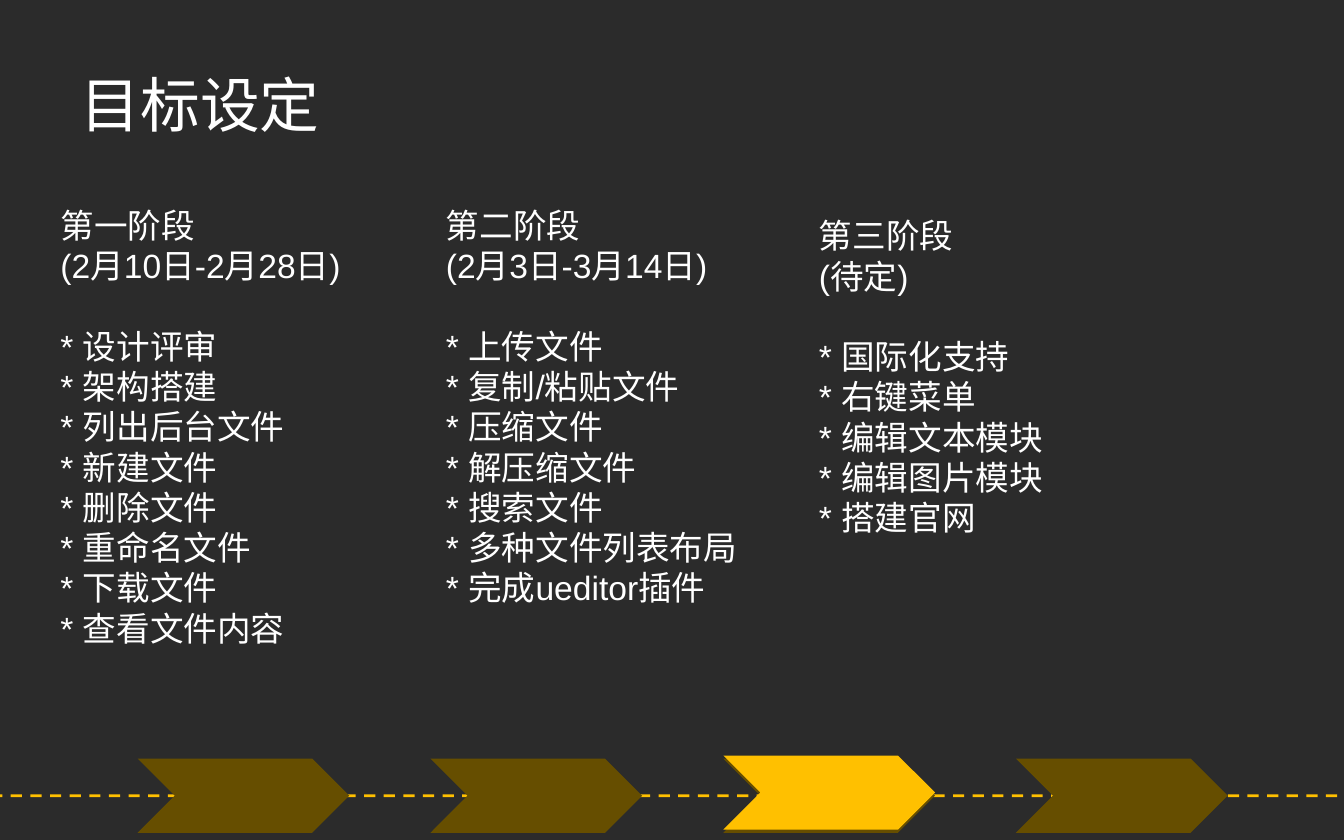
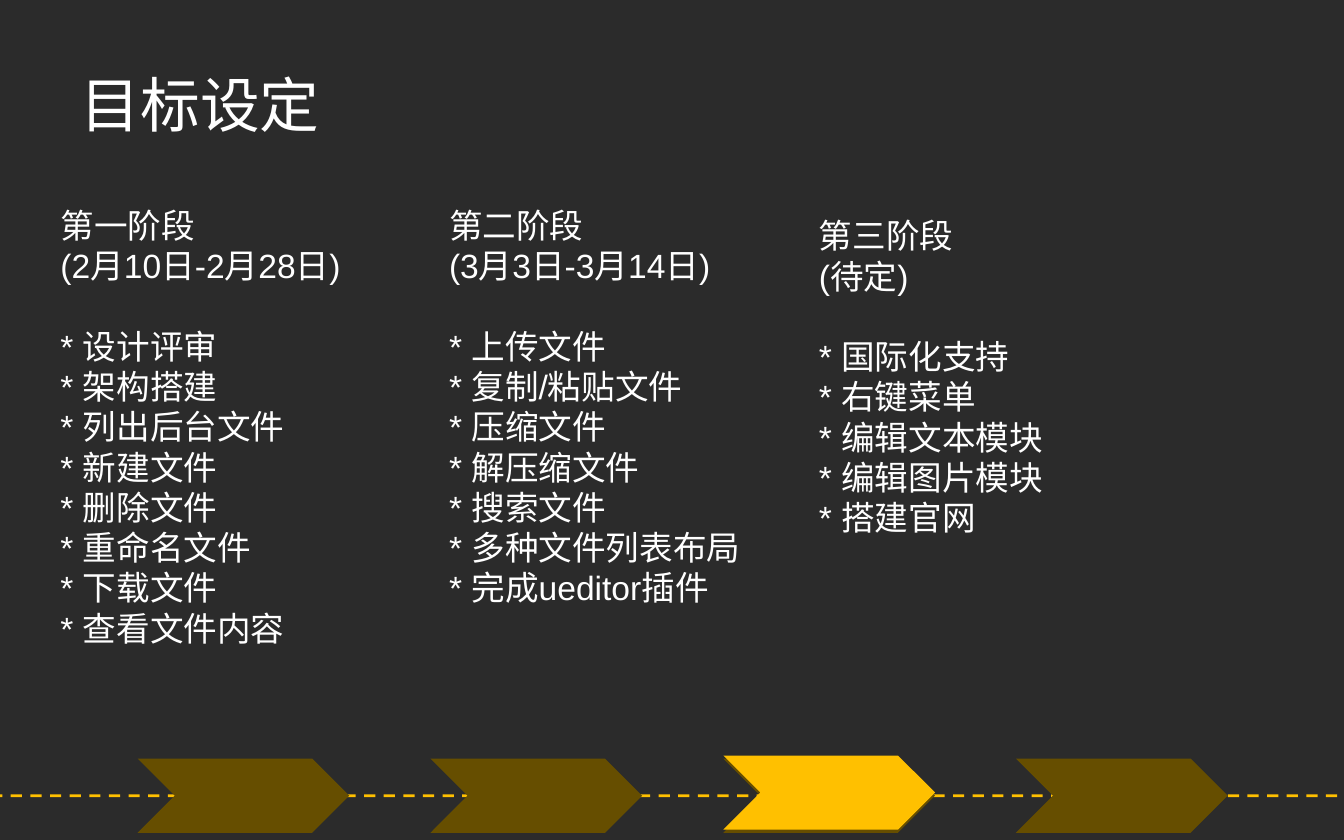
Before and after one commit to fex-team/ufinder, a slide deck: slide 3 of _doc/ufinder.ppt. Drawn at 1344x840 pixels with LibreOffice and Linux fonts; fonts in the diff are those of the drawing; background and template pictures are left out; a plain dark background stands for a picture behind light text. Boxes give left, top, right and bottom in pixels: in the first picture for what was removed or moved away, otherwise in the second. Text is boxed around its words. In the diff, an @@ line names an element or a change of style, - is before the commit and + after.

```diff
--- a/_doc/ufinder.ppt
+++ b/_doc/ufinder.ppt
@@ text at [449, 251, 710, 284]: text changed @@
-(2月3日-3月14日)
+(3月3日-3月14日)
```
Also in this commit, not shown: 24 other files.
